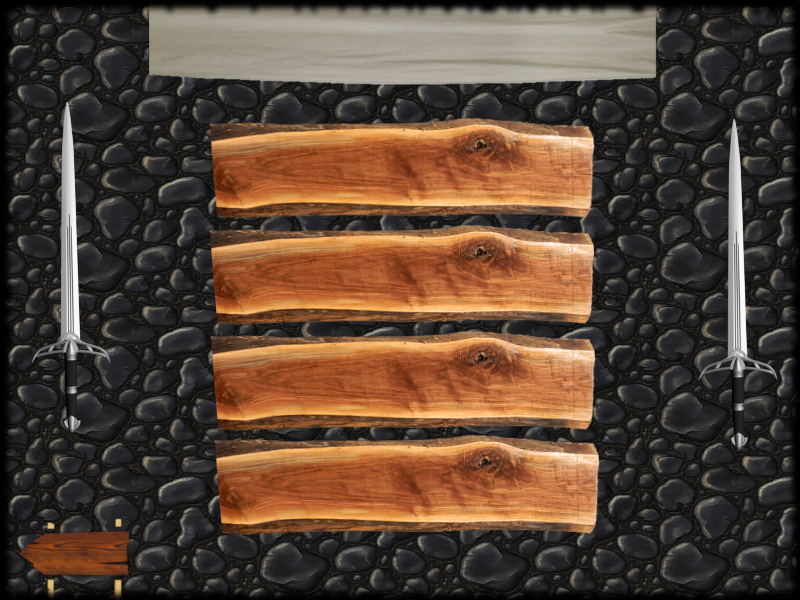
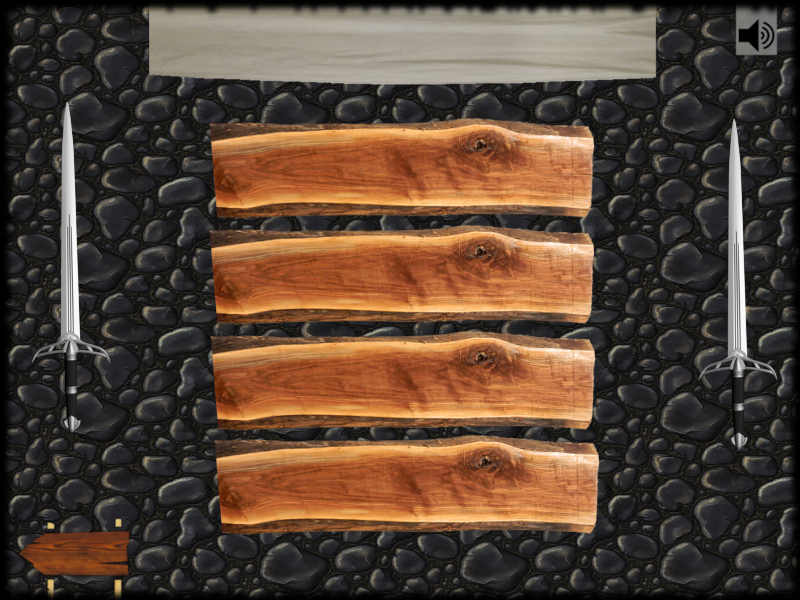
Revision of a layered 800 × 600 image; what changed, layer by layer:
added layer "musique2" above "musique1" over <box>737,18,776,53</box>
added layer "musique1" above "title" over <box>735,2,778,56</box>
